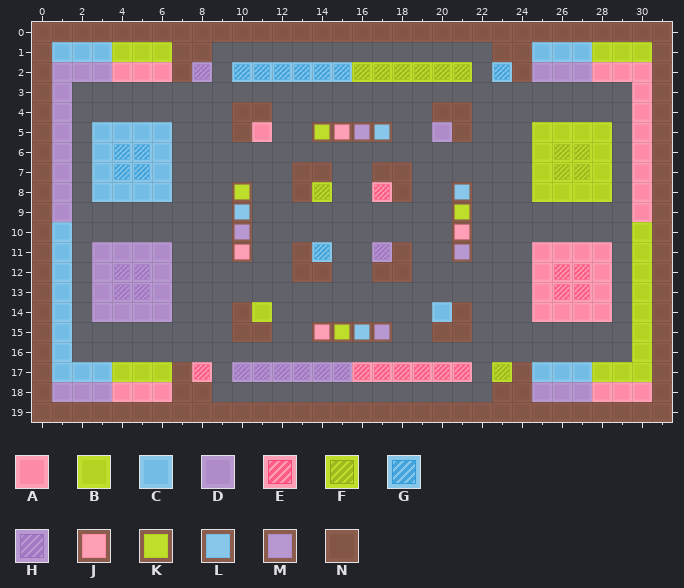
Tiled map, stored at core/assets/maps/map_02.tmx. Above, as it was before the edit.
Cells are 32x32 px. Shown: x 0..31, y 0..19.
Key: from "tiles_32x32": A 0 "brickRed", B 1 "brickGreen", C 2 "brickBlue", D 3 "brickPurple", E 8 "dangerRed", F 9 "dangerGreen", G 10 "dangerBlue", H 11 "dangerPurple", J 16 "colorRed", K 17 "colorGreen", L 18 "colorBlue", M 19 "colorPurple", N 24 "wallDefault".
_ is an empty cell.
Layer "Tiles" before, first column x 0:
 0 NNNNNNNNNNNNNNNNNNNNNNNNNNNNNNNN
 1 NCCCBBBNN______________NNCCCBBBN
 2 NDDDAAANH_GGGGGGFFFFFF_GNDDDAAAN
 3 ND____________________________AN
 4 ND________NN________NN________AN
 5 ND_CCCC___NA__KJML__DN___BBBB_AN
 6 ND_CGGC__________________BFFB_AN
 7 ND_CGGC______NN__NN______BFFB_AN
 8 ND_CCCC___K__NF__EN__L___BBBB_AN
 9 ND________L__________K________AN
10 NC________M__________J________BN
11 NC_DDDD___J__NG__HN__M___AAAA_BN
12 NC_DHHD______NN__NN______AEEA_BN
13 NC_DHHD__________________AEEA_BN
14 NC_DDDD___NB________CN___AAAA_BN
15 NC________NN__JKLM__NN________BN
16 NC____________________________BN
17 NCCCBBBNE_HHHHHHEEEEEE_FNCCCBBBN
18 NDDDAAANN______________NNDDDAAAN
19 NNNNNNNNNNNNNNNNNNNNNNNNNNNNNNNN
After the commit:
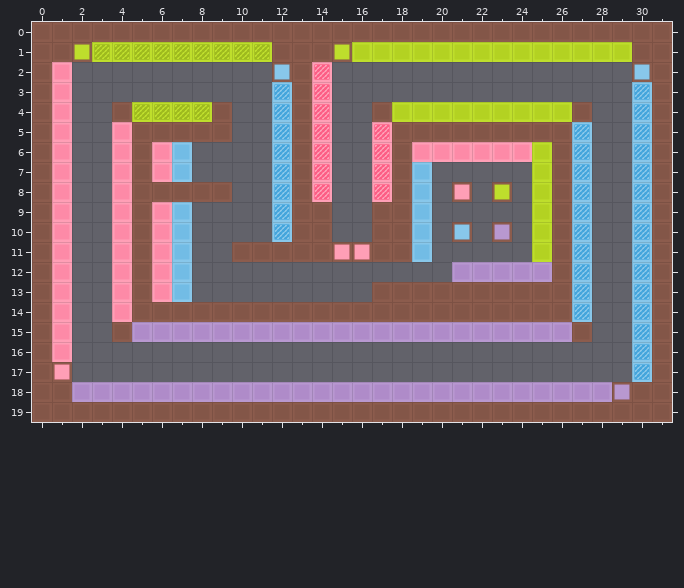
Change:
Changed rows in their new state; . is an unchanged cell.
Layer "Tiles":
first column x 1:
 1 NKFFFFFFFFFNNNKBBBBBBBBBBBB..N
 2 A_______.__LNE_______._______L
 3 A..........GNE...............G
 4 A..NFFFFN__GNE..NBBBBBBBBBN..G
 5 A._ANNNNN__GNE__ENNN.NNNNNG_.G
 6 A._ANAC....GNE..ENAAAAAA.NG_.G
 7 A._ANAC....G.E..E.C......NG_.G
 8 A._ANNNNN_.G.E....C.J.K..NG_.G
 9 A..ANAC.._.GNN..NNC._...BNG..G
10 A..ANAC.._.GNN..NNC.L.M.BNG..G
11 A._ANAC..NNN.NJJN.C._...BNG_.G
12 A._ANAC.....__..__..DDDDDNG_.G
13 A._ANAC.........NNNNNNNNNNG_.G
14 A._ANNNNN.NNNNNNNNNN.NNNNNG_.G
15 A..NDDDDDDDDDDDDDDDDDDDDDDN..G
16 A............................G
17 J_______.____________._______G
18 N..DDDDDDDDDDDDDDDDDDDDD...DMN
Pixel boxes of the changes (left, top, right, bottom) in both pictures:
changed: (52, 42, 652, 402)
